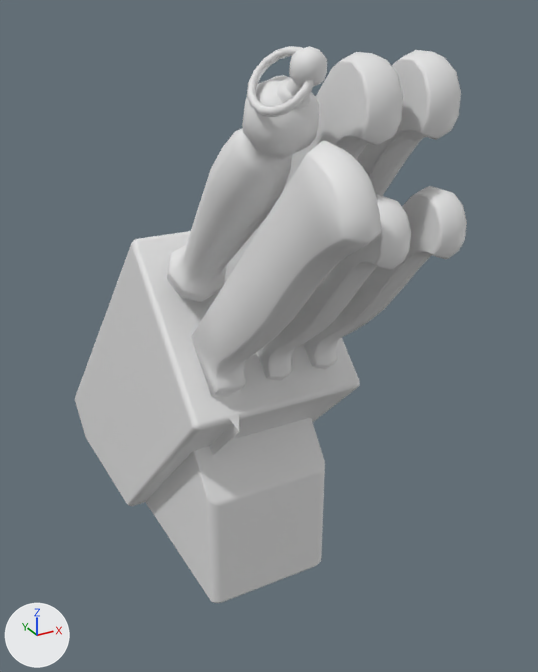
Two versions of the FBX model Assets/요리시뮬레이션/custom_model/knife/knife.fbx, one commit apart.
Before and after are seen from a 50 mm camera at (-0.194, -0.46, 0.363) aimed at (0.027, -0.059, 0.162). The lights are fixed; the arrows at lower left show +X, +Y and +Z. Where no turn or scale is listed for an object, it has been applied to the vertices.

The first picture shows 'Knife_Block_14in_KN001', 'Knife_Block_14in_KN001.001'.
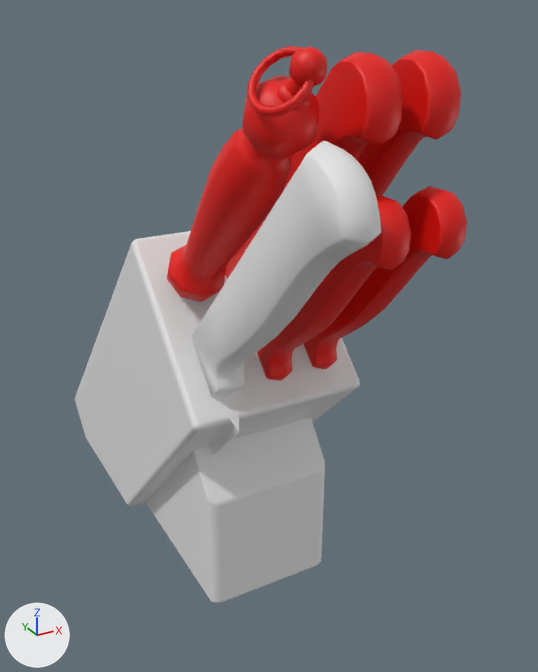
What differs and where, as boxes (x1, y1, x2, y2) in the pictures (538 x 672 px):
'Knife_Block_14in_KN001', recoloured (white to red): (136, 46, 467, 385) in both
'Knife_Block_14in_KN001.001', recoloured: (210, 141, 381, 358) in both
part 1 of me_메쉬, recoloured (white to red): (167, 46, 467, 381) in both

What changed in the scene script:
```text
Change mat_knife:
    mat_knife.base_color: (0.8, 0.8, 0.8) -> (0.8, 0.00392, 0.0)  # white #e7e7e7 -> red #e70d00
Add mat_base:
    mat_base = principled_material('base')
    mat_base.base_color = (0.8, 0.8, 0.8)  # white #e7e7e7
Add mat_knife_001:
    mat_knife_001 = principled_material('knife.001')
    mat_knife_001.base_color = (0.8, 0.8, 0.8)  # white #e7e7e7
Change me_메쉬_001:
    where me_메쉬_001.from_pydata(...)  # 197 vertices, 205 faces; spans x -0.041..-0.023, y -0.243..0.074, z 0.009..0.316
    remove me_메쉬_001.materials.append(mat_knife)  # white #e7e7e7
    add me_메쉬_001.materials.append(mat_knife_001)  # white #e7e7e7
Change me_메쉬:
    where me_메쉬.from_pydata(...)  # 1015 vertices, 996 faces; spans x -0.057..0.057, y -0.217..0.166, z 0.0..0.349
    used by ob_knife_block_14in_kn001; location = (0.0, 0.0, 0.0)
    me_메쉬 part 1: 870 of the faces centred in x -0.049..0.046, y -0.216..-0.06, z 0.16..0.349 switch from no material to mat_knife (red #e70d00)
    add me_메쉬.materials.append(mat_base)  # white #e7e7e7
```
